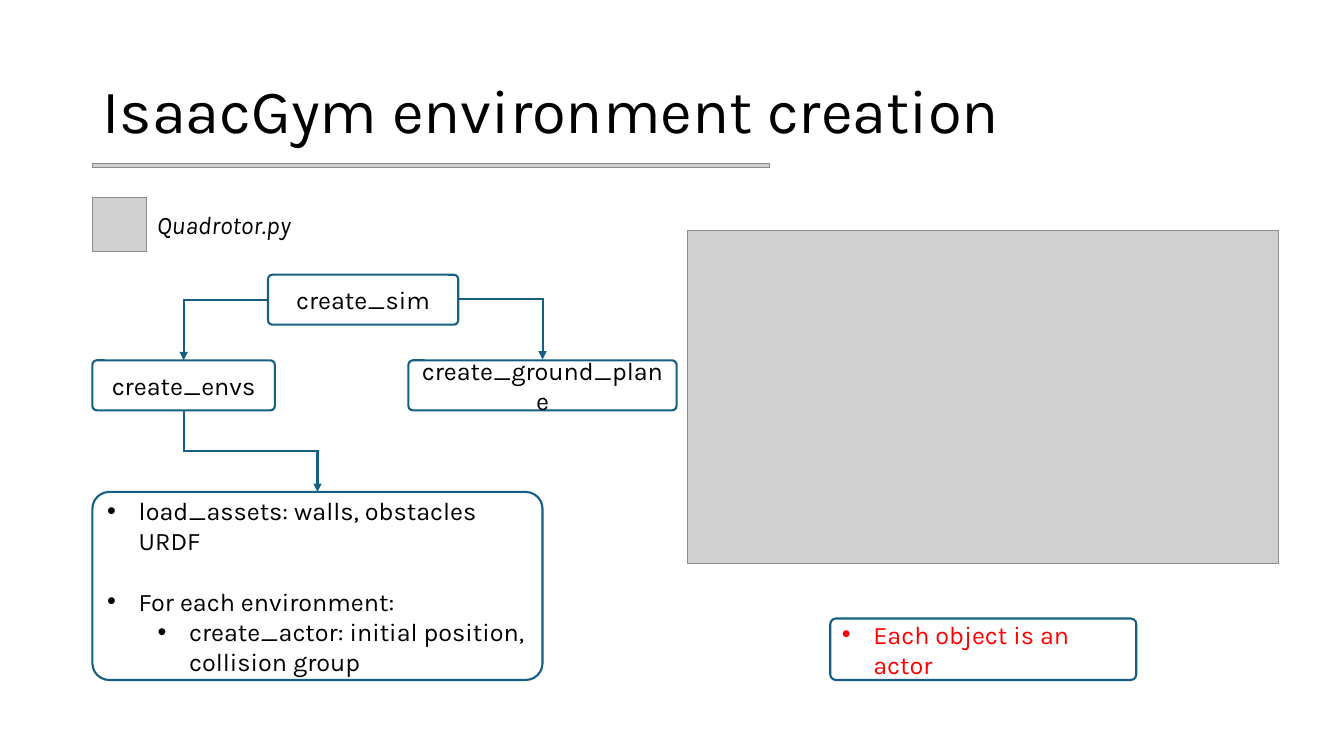
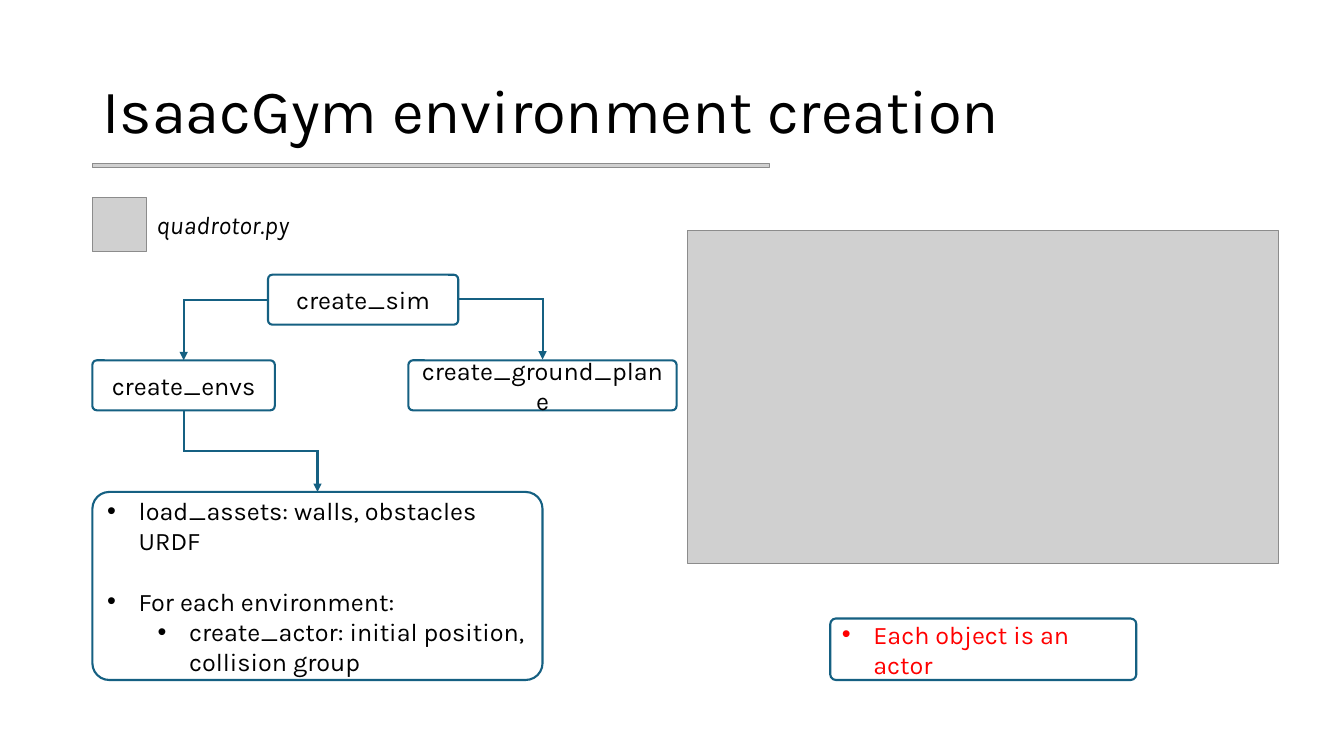
Before and after one commit to mettz/cps-project, a slide deck: slide 6 of docs/Slides.pptx. Drawn at 1344x756 pixels with LibreOffice and Linux fonts; fonts in the diff are those of the drawing; grey boxes stand for pictures; background and template pictures are left out. Boxes give left, top, right and bottom in pixels: in the first picture for what was removed or moved away, otherwise in the second. Text is boxed around its words. In the diff, an @@ line names an element or a change of style, - is before the commit and + after.

```diff
--- a/docs/Slides.pptx
+++ b/docs/Slides.pptx
@@ text at (157, 216, 289, 240): text changed @@
-Quadrotor.py
+quadrotor.py
```
Also in this commit, not shown: 5 other slides changed.
